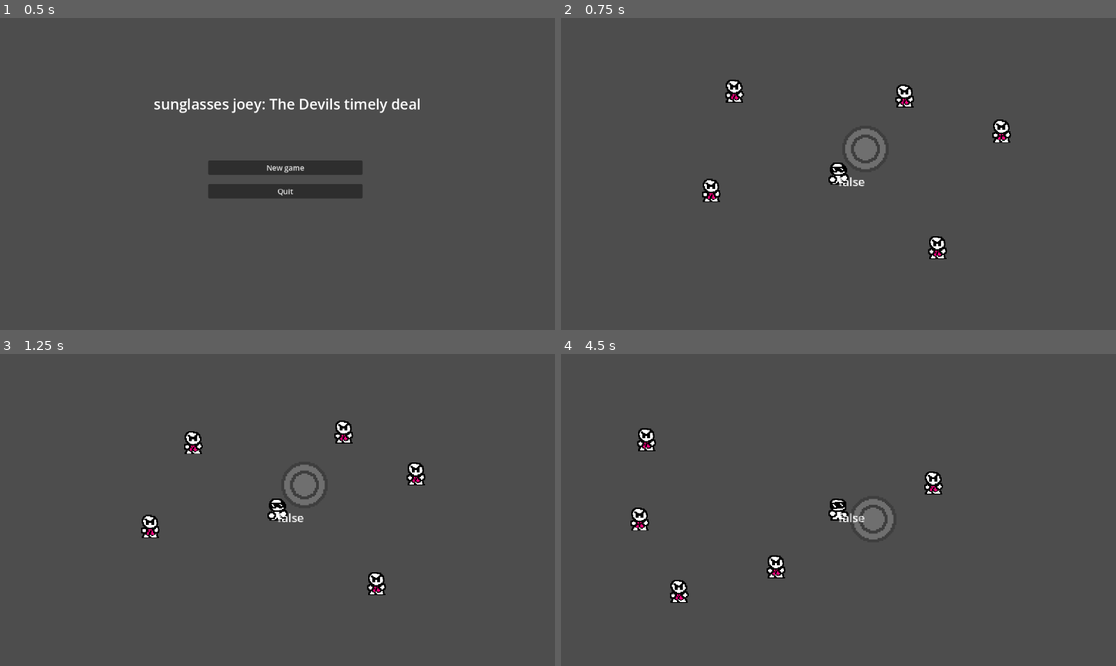
Above: before the commit, frames 1-4 (two rows, left to right).
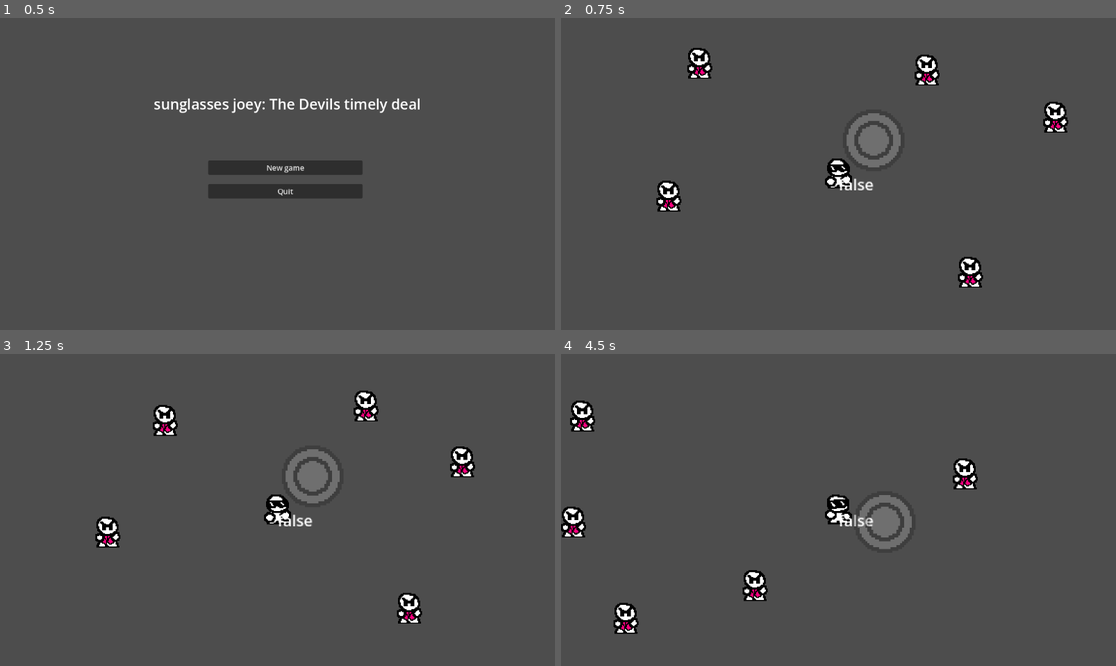
Above: after the commit, the same moments.

Repository: Daxlate/SunglassesJoey
Game: Godot game, scene res://scenes/Main menu/main_menu.tscn
Same seed, same stepped clock (60 frames per second), same inputs: the game is played once before the commit and once after it.
Inputs (mouse positions are in pixels of both pictures, inside the frame that each line leads up to):
- Up to frame 1 (0.5 s): no input
- Up to frame 2 (0.75 s): click "New game" at 0.5 s
- Up to frame 3 (1.25 s): no input
- Up to frame 4 (4.5 s): move the mouse to (960, 494) at 1.27 s; press the mouse at (960, 494) at 1.28 s; hold D (MoveRight) 1.28-2.03 s; move the mouse to (727, 525) at 2.02 s; release the mouse at (727, 525) at 2.03 s; hold S (MoveDown) 2.03-2.78 s; click (727, 525) at 2.1 s; move the mouse to (894, 441) at 2.77 s; press the mouse at (894, 441) at 2.78 s; hold D (MoveRight) 2.78-3.53 s; move the mouse to (810, 572) at 3.52 s; release the mouse at (810, 572) at 3.53 s; hold W (MoveUp) 3.53-4.28 s; click (810, 572) at 3.6 s; move the mouse to (1005, 556) at 4.27 s; press the mouse at (1005, 556) at 4.28 s; hold A (MoveLeft) from 4.28 s (still down)

Frame 1 is identical in both runs. In frame 2, 4.1% of the frame differs, in the area x 17-92%, y 9-87%; in frame 3, 4.1%, in the area x 17-86%, y 11-87%; in frame 4, 4.0%.

Commit message:
More Camera Zoom

Diff:
--- a/scenes/mainscene.tscn
+++ b/scenes/mainscene.tscn
@@ -6,82 +6,82 @@
 
 [sub_resource type="WorldBoundaryShape2D" id="WorldBoundaryShape2D_golqe"]
 
-[node name="Mainscene" type="Node2D"]
+[node name="Mainscene" type="Node2D" unique_id=1728026456]
 
-[node name="Joey" parent="." instance=ExtResource("1_wtdyi")]
+[node name="Joey" parent="." unique_id=610775385 instance=ExtResource("1_wtdyi")]
 
-[node name="Camera2D" type="Camera2D" parent="Joey"]
+[node name="Camera2D" type="Camera2D" parent="Joey" unique_id=856768857]
 position = Vector2(0, 1)
-zoom = Vector2(1.5, 1.5)
+zoom = Vector2(2, 2)
 rotation_smoothing_enabled = true
 
-[node name="Boundaries" type="Node2D" parent="."]
+[node name="Boundaries" type="Node2D" parent="." unique_id=284425844]
 
-[node name="StaticBody2D" type="StaticBody2D" parent="Boundaries"]
+[node name="StaticBody2D" type="StaticBody2D" parent="Boundaries" unique_id=127826880]
 rotation = 3.1414392
 collision_layer = 4
 
-[node name="CollisionShape2D" type="CollisionShape2D" parent="Boundaries/StaticBody2D"]
+[node name="CollisionShape2D" type="CollisionShape2D" parent="Boundaries/StaticBody2D" unique_id=142056779]
 position = Vector2(0, 371)
 shape = SubResource("WorldBoundaryShape2D_golqe")
 
-[node name="StaticBody2D2" type="StaticBody2D" parent="Boundaries"]
+[node name="StaticBody2D2" type="StaticBody2D" parent="Boundaries" unique_id=104401995]
 position = Vector2(-245.00003, 0)
 rotation = 1.5702587
 collision_layer = 4
 
-[node name="CollisionShape2D" type="CollisionShape2D" parent="Boundaries/StaticBody2D2"]
+[node name="CollisionShape2D" type="CollisionShape2D" parent="Boundaries/StaticBody2D2" unique_id=727263432]
 position = Vector2(0, 371)
 shape = SubResource("WorldBoundaryShape2D_golqe")
 
-[node name="StaticBody2D4" type="StaticBody2D" parent="Boundaries"]
+[node name="StaticBody2D4" type="StaticBody2D" parent="Boundaries" unique_id=471552081]
 collision_layer = 4
 
-[node name="CollisionShape2D" type="CollisionShape2D" parent="Boundaries/StaticBody2D4"]
+[node name="CollisionShape2D" type="CollisionShape2D" parent="Boundaries/StaticBody2D4" unique_id=489216816]
 position = Vector2(0, 371)
 shape = SubResource("WorldBoundaryShape2D_golqe")
 
-[node name="StaticBody2D3" type="StaticBody2D" parent="Boundaries"]
+[node name="StaticBody2D3" type="StaticBody2D" parent="Boundaries" unique_id=1387181058]
 position = Vector2(226, 1.0000002)
 rotation = -1.5734545
 collision_layer = 4
 
-[node name="CollisionShape2D" type="CollisionShape2D" parent="Boundaries/StaticBody2D3"]
+[node name="CollisionShape2D" type="CollisionShape2D" parent="Boundaries/StaticBody2D3" unique_id=1466780106]
 position = Vector2(0, 371)
 shape = SubResource("WorldBoundaryShape2D_golqe")
 
-[node name="BasicGoon" parent="." instance=ExtResource("3_nx3wj")]
+[node name="BasicGoon" parent="." unique_id=2005530833 instance=ExtResource("3_nx3wj")]
 position = Vector2(-154, -122)
 
-[node name="BasicGoon2" parent="." instance=ExtResource("3_nx3wj")]
+[node name="BasicGoon2" parent="." unique_id=1088482388 instance=ExtResource("3_nx3wj")]
 position = Vector2(236, -62)
 
-[node name="enemies" type="Node" parent="."]
+[node name="enemies" type="Node" parent="." unique_id=93335251]
 
-[node name="Enm1Placeholder7" type="Sprite2D" parent="enemies"]
+[node name="Enm1Placeholder7" type="Sprite2D" parent="enemies" unique_id=1066775501]
 position = Vector2(488, -47)
 texture = ExtResource("2_golqe")
 
-[node name="Enm1Placeholder2" type="Sprite2D" parent="enemies"]
+[node name="Enm1Placeholder2" type="Sprite2D" parent="enemies" unique_id=1241012568]
 position = Vector2(91, -107)
 texture = ExtResource("2_golqe")
 
-[node name="Enm1Placeholder1" type="Sprite2D" parent="enemies"]
+[node name="Enm1Placeholder1" type="Sprite2D" parent="enemies" unique_id=1040761487]
 position = Vector2(-177, 24)
 texture = ExtResource("2_golqe")
 
-[node name="Enm1Placeholder3" type="Sprite2D" parent="enemies"]
+[node name="Enm1Placeholder3" type="Sprite2D" parent="enemies" unique_id=202630427]
 position = Vector2(136, 103)
 texture = ExtResource("2_golqe")
 
-[node name="Enm1Placeholder4" type="Sprite2D" parent="enemies"]
+[node name="Enm1Placeholder4" type="Sprite2D" parent="enemies" unique_id=226496600]
 position = Vector2(-134, 293)
 texture = ExtResource("2_golqe")
 
-[node name="Enm1Placeholder5" type="Sprite2D" parent="enemies"]
+[node name="Enm1Placeholder5" type="Sprite2D" parent="enemies" unique_id=1111048276]
 position = Vector2(-571, -60)
 texture = ExtResource("2_golqe")
 
-[node name="Enm1Placeholder6" type="Sprite2D" parent="enemies"]
+[node name="Enm1Placeholder6" type="Sprite2D" parent="enemies" unique_id=409280525]
 position = Vector2(-156, -261)
 texture = ExtResource("2_golqe")
Not shown: 1 places in scenes/mainscene.tscn that only renumber resources
